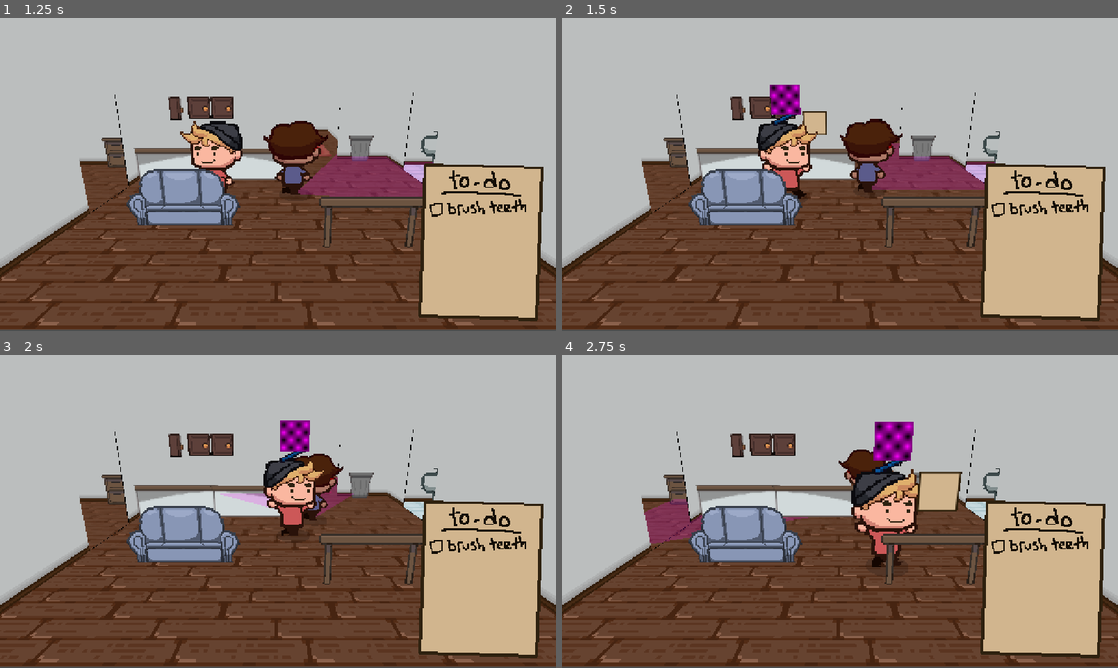
Above: before the commit, frames 1-4 (two rows, left to right).
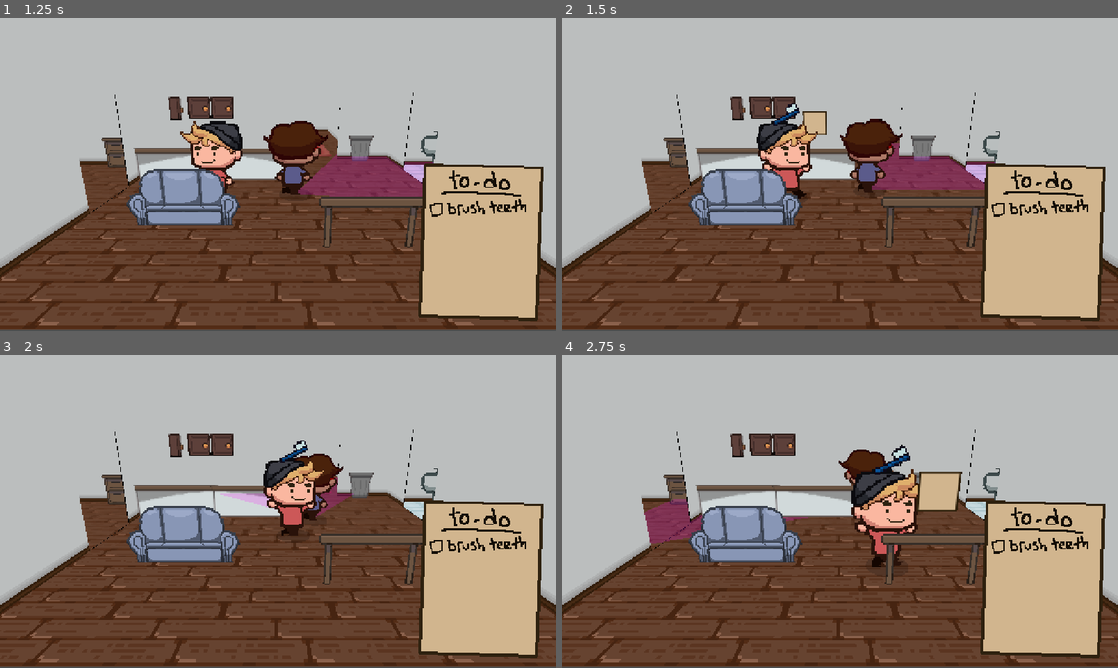
Above: after the commit, the same moments.

Repository: geekazodium/RIT-Halloween-Game-Jam-2025
Game: Godot game, scene res://menu/menu.tscn
Same seed, same stepped clock (60 frames per second), same inputs: the game is played once before the commit and once after it. The engine's default icon, where the game draws it, is replaced by a stand-in: a white triangle on a blue panel in a dark square.
Inputs (mouse positions are in pixels of both pictures, inside the frame that each line leads up to):
- Up to frame 1 (1.25 s): click (278, 202) at 0.5 s
- Up to frame 2 (1.5 s): move the mouse to (962, 158) at 1.27 s; hold D (move_right) from 1.28 s (still down); tap Space (interact) at 1.35 s
- Up to frame 3 (2 s): keep holding D (move_right)
- Up to frame 4 (2.75 s): move the mouse to (728, 527) at 2.02 s; release D (move_right) at 2.03 s; hold S (move_down) from 2.03 s (still down); tap Space (interact) at 2.1 s

Frame 1 is identical in both runs. In frame 2, 0.5% of the frame differs, in the area x 37-43%, y 21-31%; in frame 3, 0.5%; in frame 4, 0.9%, in the area x 56-64%, y 21-34%.

Commit message:
fix: removed placeholder

Diff:
--- a/rooms/kitchen.tscn
+++ b/rooms/kitchen.tscn
@@ -36,10 +36,6 @@
 
 [sub_resource type="BoxShape3D" id="BoxShape3D_53nl4"]
 size = Vector3(4.2, 1.2, 4.2)
-
-[sub_resource type="NoiseTexture2D" id="NoiseTexture2D_li4i8"]
-width = 10
-height = 10
 
 [node name="Room" instance=ExtResource("1_e6d45")]
 size = Vector3(5, 2, 5)
@@ -131,9 +127,5 @@
 transform = Transform3D(-1, 0, 8.742278e-08, 0, 1, 0, -8.742278e-08, 0, -1, 0, 0, 0)
 key = &"toothbrush"
 
-[node name="Sprite3D2" type="Sprite3D" parent="counter2/Item" index="1"]
-transform = Transform3D(2, 0, 0, 0, 2, 0, 0, 0, 2, 0, 0.1, 0)
-texture = SubResource("NoiseTexture2D_li4i8")
-
 [node name="counter" parent="." index="11" instance=ExtResource("10_53nl4")]
 transform = Transform3D(1, 0, 0, 0, 1, 0, 0, 0, 1, -1.773, -0.69940054, -0.9)
Not shown: 1 places in rooms/kitchen.tscn that only renumber resources
